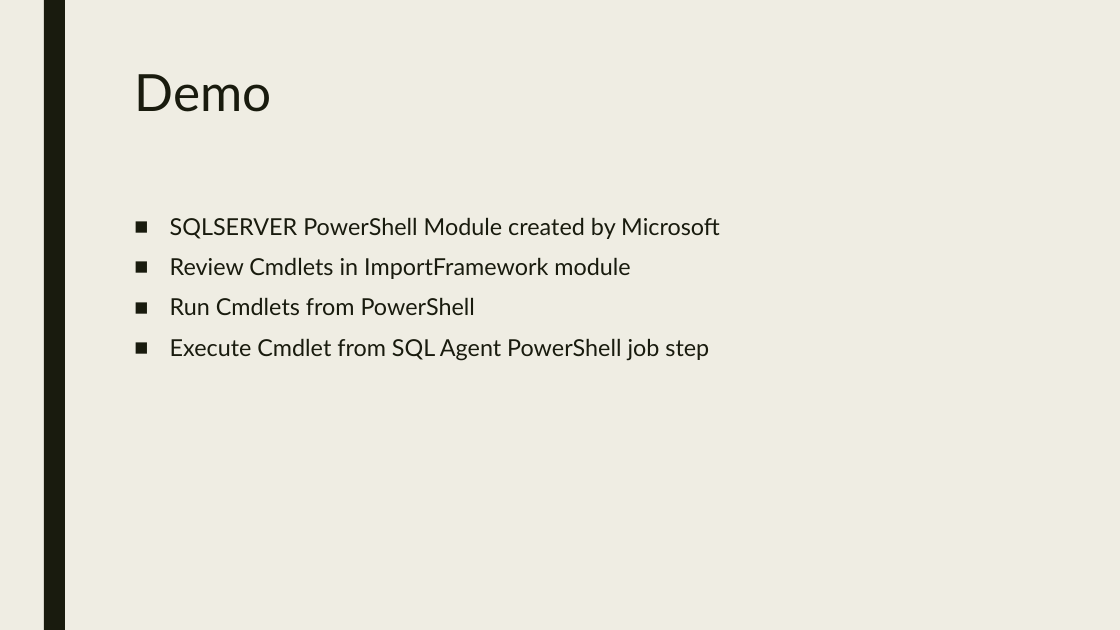
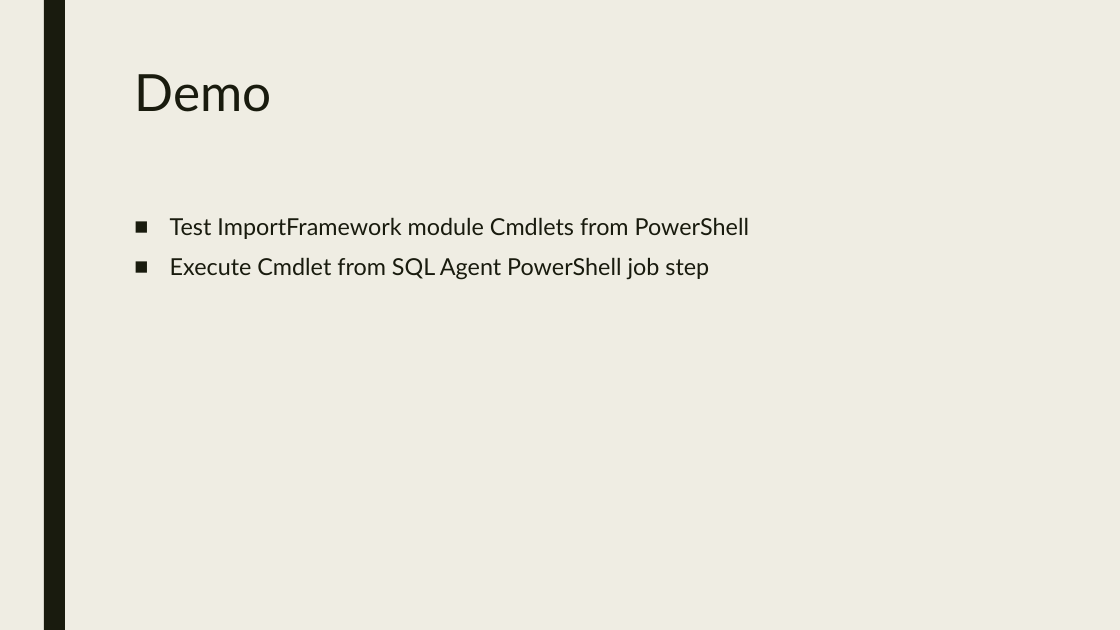
Before and after one commit to agent86ray/PowerShell-ETL-Framework, a slide deck: slide 9 of Powershell ETL framework.pptx (slide 8 before the commit). Drawn at 1120x630 pixels with LibreOffice and Linux fonts; fonts in the diff are those of the drawing. Boxes give left, top, right and bottom in pixels: in the first picture for what was removed or moved away, otherwise in the second. Text is boxed around its words. In the diff, an @@ line names an element or a change of style, - is before the commit and + after.

```diff
--- a/Powershell ETL framework.pptx
+++ b/Powershell ETL framework.pptx
@@ text at (170, 217, 749, 239): text changed @@
-■ SQLSERVER PowerShell Module created by Microsoft
-■ Review Cmdlets in ImportFramework module
-■ Run Cmdlets from PowerShell
+■ Test ImportFramework module Cmdlets from PowerShell
```
Also in this commit, not shown: 5 other slides changed, 1 slide added, 7 other files.
